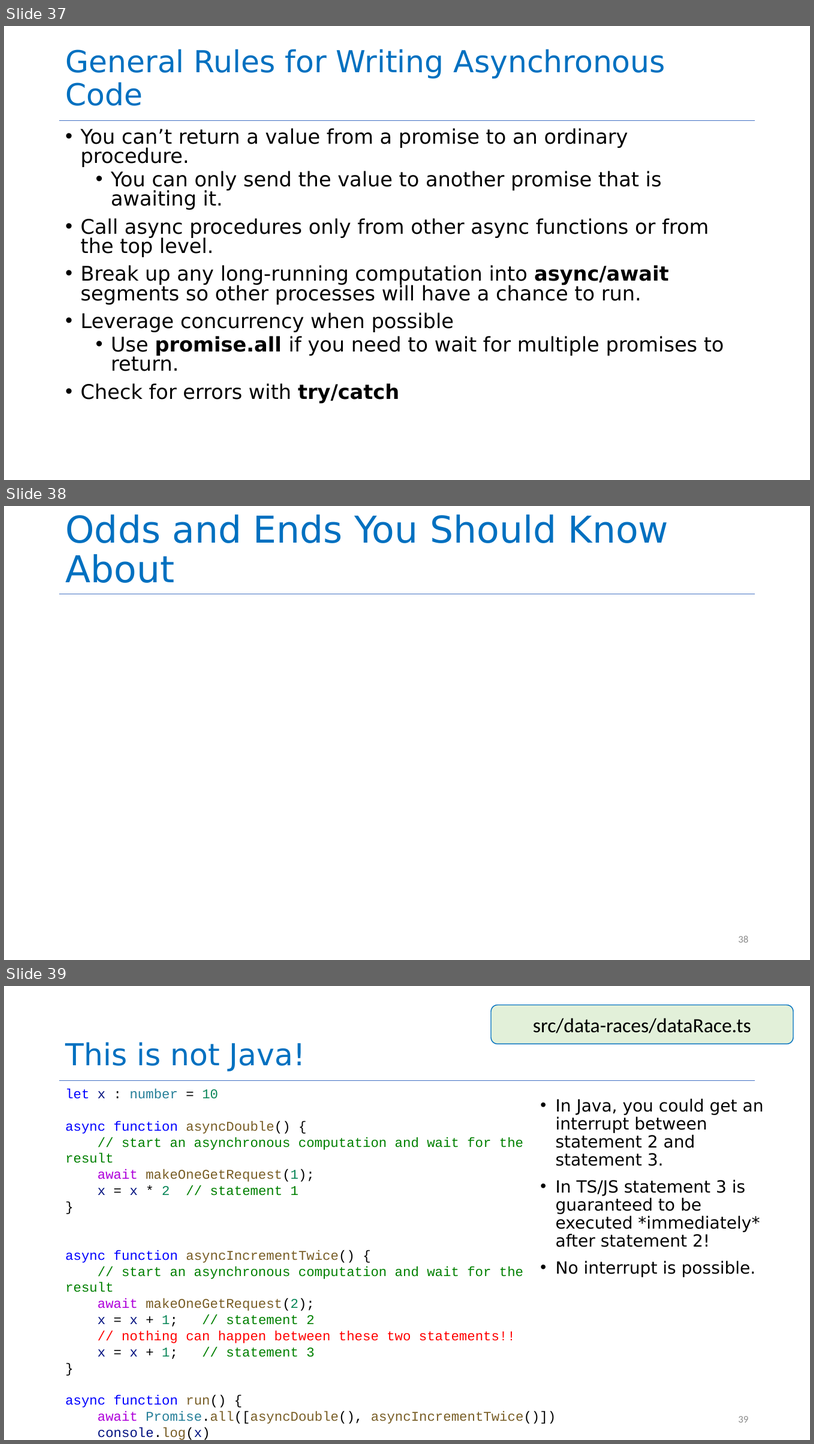
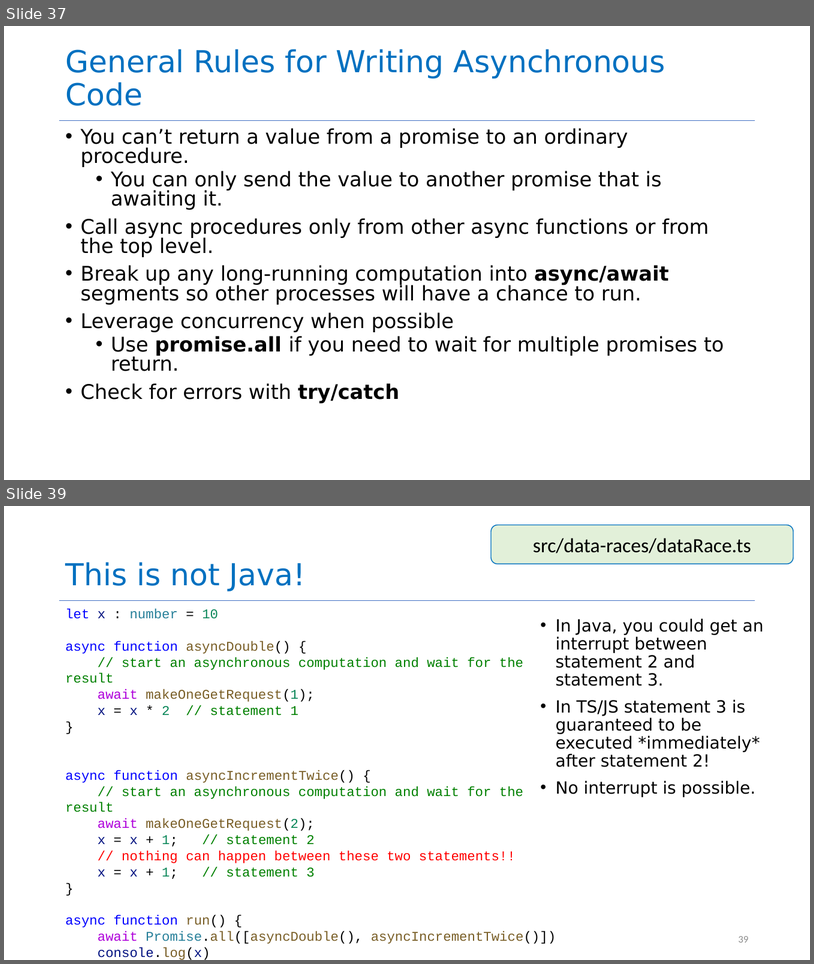
Before and after one commit to neu-se/CS4530-Fall-2024, a slide deck: Slides/Module 06 Concurrency Patterns in Typescript.pptx. Shown one above the other, each under a label of ours: slides 37, 38 and 39 before the commit, slides 37 and 39 after it; the slides between them are not shown. The pictures are 814x1444 and 814x964 pixels, drawn with LibreOffice and Linux fonts; fonts in the diff are those of the drawing. Boxes give left, top, right and bottom in pixels: in the first picture for what was removed or moved away, otherwise in the second. Text is boxed around its words. In the diff, an @@ line names an element or a change of style, - is before the commit and + after.

```diff
--- a/Slides/Module 06 Concurrency Patterns in Typescript.pptx
+++ b/Slides/Module 06 Concurrency Patterns in Typescript.pptx
@@ slide 38 removed at (4, 506, 810, 960), background #FFFFFF @@
@@ title removed at (65, 514, 669, 583) @@
-Odds and Ends You Should Know About
@@ line removed from (60, 594) to (755, 594) @@
@@ page number removed at (738, 935, 749, 942) @@
-38
```
Also in this commit, not shown: 2 slides added, 2 other slides removed.
